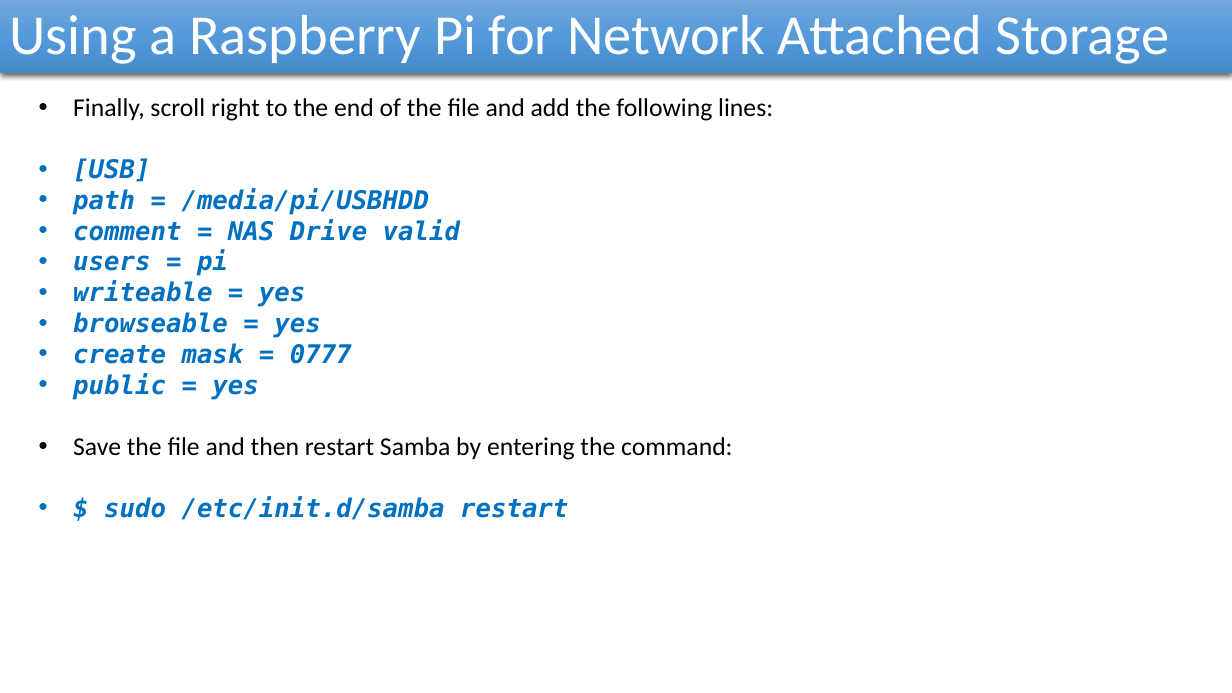
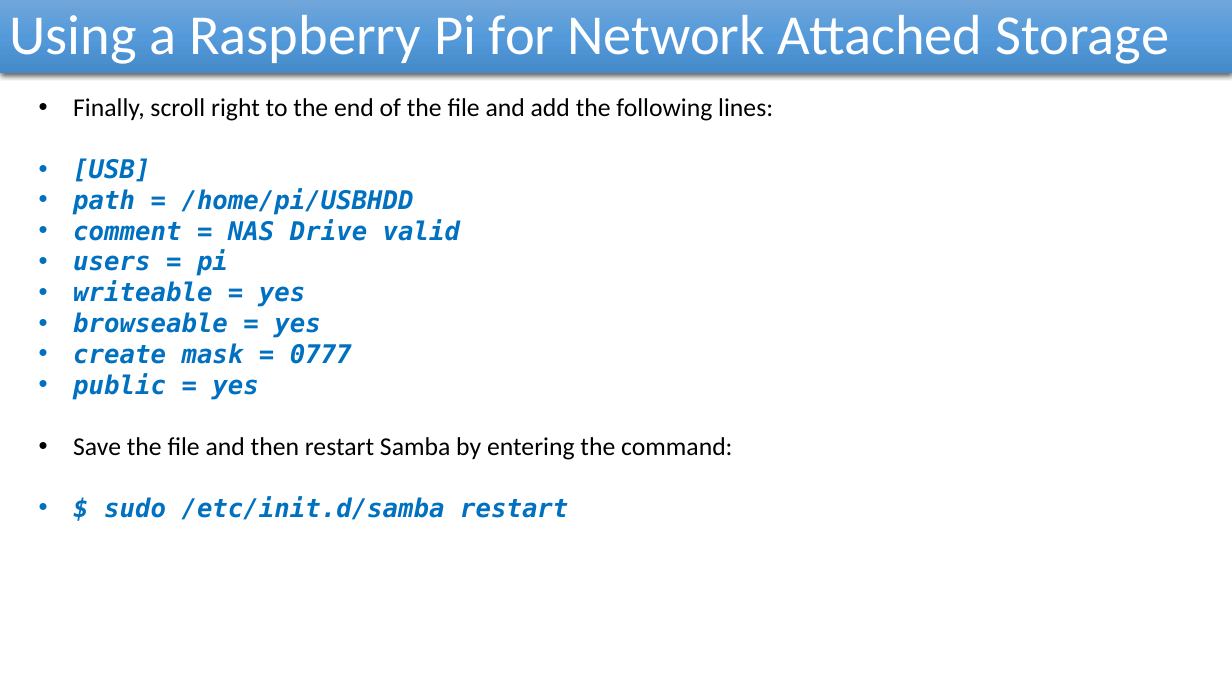
Before and after one commit to reza-arjmandi/rpi-course, a slide deck: slide 19 of session1/presentation/Networking.pptx. Drawn at 1232x693 pixels with LibreOffice and Linux fonts; fonts in the diff are those of the drawing. Boxes give left, top, right and bottom in pixels: in the first picture for what was removed or moved away, otherwise in the second. Text is boxed around its words. In the diff, an @@ line names an element or a change of style, - is before the commit and + after.

```diff
--- a/session1/presentation/Networking.pptx
+++ b/session1/presentation/Networking.pptx
@@ text at bbox=[73, 188, 414, 214]: text changed @@
-• path = /media/pi/USBHDD
+• path = /home/pi/USBHDD
```
Also in this commit, not shown: 1 other slide changed.
